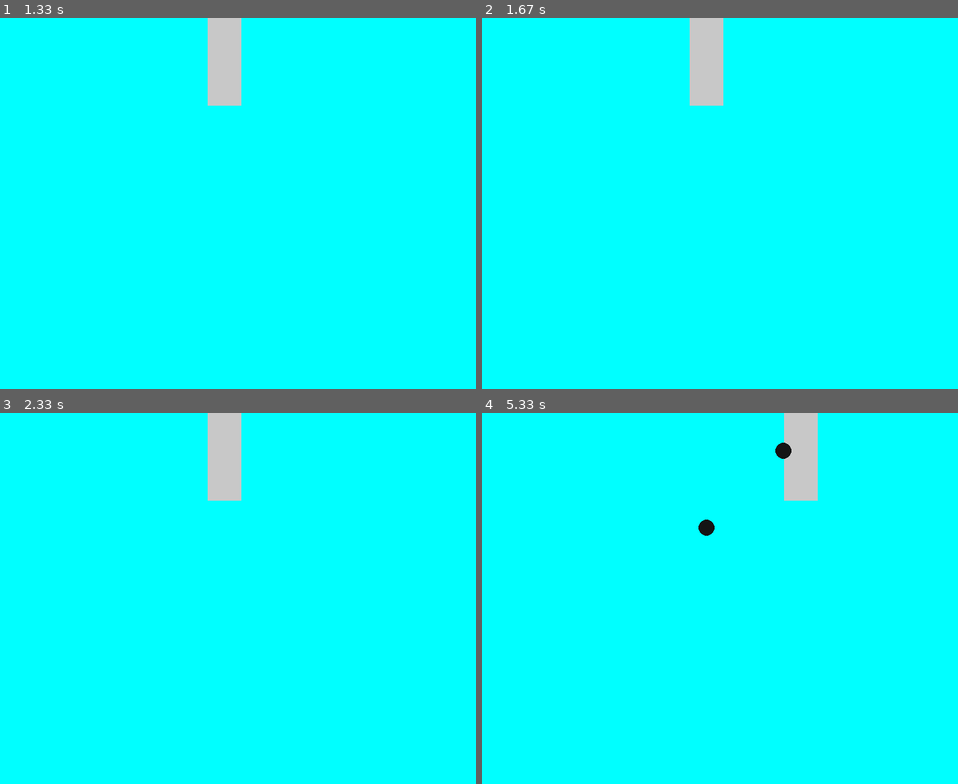
Above: before the commit, frames 1-4 (two rows, left to right).
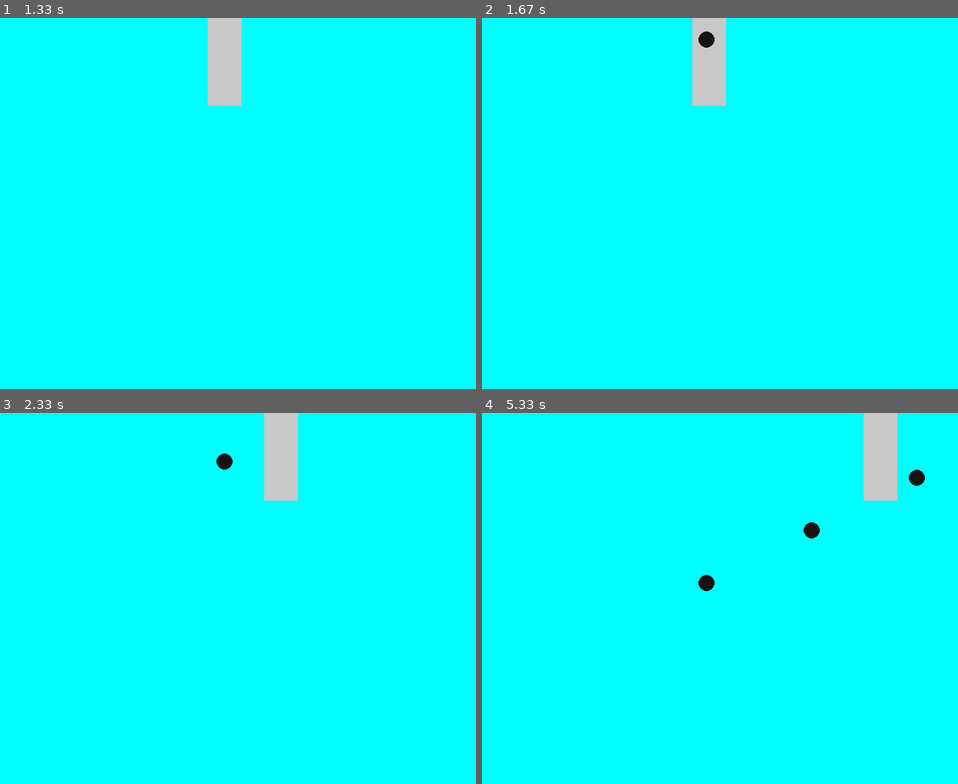
Above: after the commit, the same moments.

Repository: craigmaloney/pygame_2014_mug_code
Game: pygame game, started from main.py
The game is run twice, just before and just after one commit, with the same random seed, the same clock (stepped at 60 frames per second) and the same inputs. The source is Python 2; it was converted automatically to run under Python 3.
Inputs:
- Up to frame 1 (1.33 s): tap Space at 0.33 s
- Up to frame 2 (1.67 s): no input
- Up to frame 3 (2.33 s): no input
- Up to frame 4 (5.33 s): no input

Frame 1 is identical in both runs. In frame 2, 0.4% of the frame differs, in the area x 43-52%, y 0-24%; in frame 3, 3.3%; in frame 4, 3.9%, in the area x 45-94%, y 0-48%.

Commit message:
Updated the AI. Fixed the sprite collision confusion

Diff:
--- a/main.py
+++ b/main.py
@@ -7,6 +7,8 @@
 from pygame.locals import QUIT
 from pygame.locals import SRCALPHA
 from pygame.locals import USEREVENT
+from pygame.locals import K_SPACE
+from pygame.locals import KEYDOWN
 
 SCREENRECT = pygame.Rect(0, 0, 800, 600)
 FPS = 30
@@ -15,6 +17,20 @@
 DARK_GRAY = (20, 20, 20)
 DROP_BOMB = USEREVENT
 CHANGE_DIRECTION = USEREVENT + 1
+
+
+class Floor(pygame.sprite.Sprite):
+    def __init__(self):
+        self.x = 0
+        self.y = SCREENRECT.size[1]
+        pygame.sprite.Sprite.__init__(self, self.containers)
+        self.image = pygame.Surface((SCREENRECT.size[0], 1), SRCALPHA)
+        self.image.fill(LIGHT_GRAY)
+        self.rect = self.image.get_rect()
+        self.rect.topleft = (self.x, self.y)
+
+    def update(self):
+        pass
 
 
 class Bomb(pygame.sprite.Sprite):
@@ -39,6 +55,10 @@
         self.y += self.speed
         self.rect.center = (self.x, self.y)
 
+    def explode(self):
+        # Have a magnificent explosion here
+        self.kill()
+
 
 class Bomber(pygame.sprite.Sprite):
     def __init__(self):
@@ -51,18 +71,27 @@
 
         self.rect = self.image.get_rect()
         self.rect.center = (self.x, self.y)
-
-        # AKA the level
         self.madness = 2
+        self.alive_bombs = 0
+        self.dropping_bombs = False
+
+    def reset_game(self):
+        self.madness = 2
+        self.reset_level()
+
+    def reset_level(self):
         self.num_bombs = self.set_num_bombs()
+        self.alive_bombs = self.num_bombs
         self.speed = 2 * (self.madness / 2)
         self.bomb_rate_miliseconds = self.set_bomb_rate_miliseconds()
-        self.dx = self.speed
+        self.dx = self.speed * 2
         self.dropping_bombs = False
         self.change_direction()
+        self.set_bomber_timer(int(self.bomb_rate_miliseconds))
+        print "Starting game"
 
     def set_bomb_rate_miliseconds(self):
-        brms = 2000 - (self.madness * 60)
+        brms = 1500 - (self.madness * 100)
         if brms <= 0:
             brms = 50
         return brms
@@ -82,7 +111,6 @@
         self.rect.center = (self.x, self.y)
 
     def set_bomber_timer(self, rate):
-        print self.bomb_rate_miliseconds
         pygame.time.set_timer(DROP_BOMB, rate)
 
     def drop_bomb(self):
@@ -101,7 +129,16 @@
             self.dx = new_direction * self.speed
             pygame.time.set_timer(
                 CHANGE_DIRECTION,
-                int(self.bomb_rate_miliseconds))
+                0)
+            pygame.time.set_timer(
+                CHANGE_DIRECTION,
+                int(self.bomb_rate_miliseconds / 2))
+
+    def bomb_explode(self):
+        self.alive_bombs -= 1
+        if self.alive_bombs <= 0:
+            self.madness += 1
+            self.reset_level()
 
 
 def main():
@@ -120,11 +157,14 @@
     all = pygame.sprite.OrderedUpdates()
     bomb = pygame.sprite.Group()
     bomber = pygame.sprite.Group()
+    floor = pygame.sprite.Group()
     Bomb.containers = all, bomb
     Bomber.containers = all, bomber
-
-    bomber = Bomber()
-    bomber.set_bomber_timer(3000)
+    Floor.containers = all, floor
+
+    bomber_sprite = Bomber()
+    floor_sprite = Floor()
+    game_running = False
 
     # All games are essentially one giant loop
     while True:
@@ -133,9 +173,23 @@
                 pygame.quit
                 sys.exit()
             if event.type == DROP_BOMB:
-                bomber.drop_bomb()
+                bomber_sprite.drop_bomb()
             if event.type == CHANGE_DIRECTION:
-                bomber.change_direction()
+                bomber_sprite.change_direction()
+            if not game_running and \
+                    (event.type == KEYDOWN and event.key == K_SPACE):
+                game_running = True
+                bomber_sprite.reset_game()
+
+        bomb_floor = pygame.sprite.groupcollide(
+            bomb,
+            floor,
+            False,
+            False)
+        if bomb_floor:
+            bomber_sprite.bomb_explode()
+            for floor_bomb in bomb_floor:
+                floor_bomb.explode()
 
         all.clear(screen, background)
         all.update()
